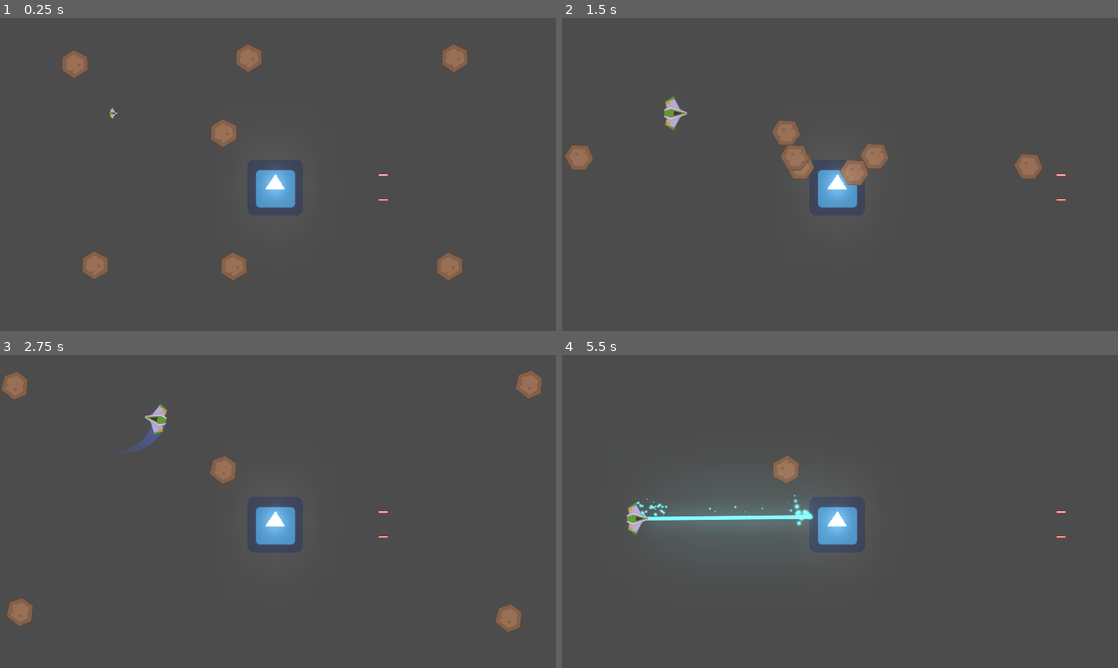
Above: before the commit, frames 1-4 (two rows, left to right).
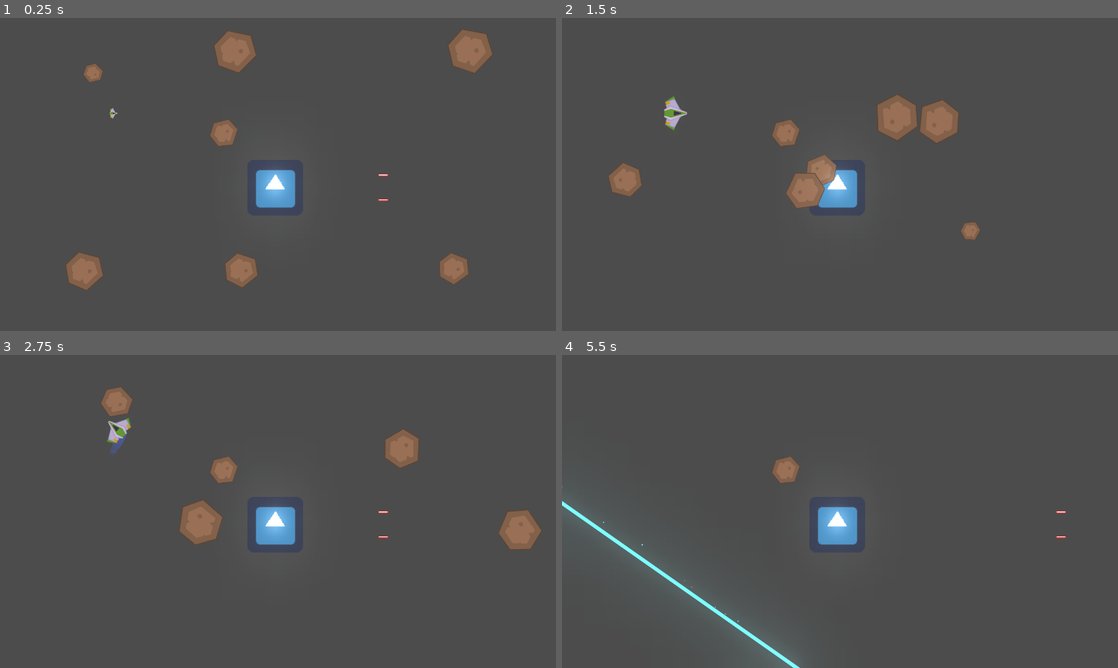
Above: after the commit, the same moments.

Repository: ismael29h/mete0rit0s-juego
Game: Godot game, scene res://Juego/Niveles/NivelTest.tscn
The game is run twice, just before and just after one commit, with the same random seed, the same clock (stepped at 60 frames per second) and the same inputs. The engine's default icon, where the game draws it, is replaced by a stand-in: a white triangle on a blue panel in a dark square.
Inputs (mouse positions are in pixels of both pictures, inside the frame that each line leads up to):
- Up to frame 1 (0.25 s): no input
- Up to frame 2 (1.5 s): move the mouse to (962, 158) at 0.52 s; hold W (mover_adelante) 0.53-1.28 s; hold Space (disparo_principal) 0.53-1.28 s; move the mouse to (728, 190) at 1.27 s; tap Shift (disparo_secundario) at 1.35 s
- Up to frame 3 (2.75 s): move the mouse to (333, 442) at 2.02 s; hold W (mover_adelante) from 2.03 s (still down); hold A (mover_antihorario) from 2.03 s (still down)
- Up to frame 4 (5.5 s): move the mouse to (812, 574) at 2.77 s; release A (mover_antihorario) at 2.78 s; tap S (mover_atrás) at 2.85 s; move the mouse to (1006, 558) at 3.52 s; release W (mover_adelante) at 3.53 s; hold D (mover_horario) 3.53-4.28 s; move the mouse to (673, 464) at 4.27 s; tap Space (disparo_principal) at 4.35 s; move the mouse to (867, 511) at 5.02 s; tap Shift (disparo_secundario) at 5.1 s

The runs differ from the first frame. In frame 1, 2.7% of the frame differs, in the area x 11-89%, y 3-87%; in frame 2, 4.5%, in the area x 0-91%, y 24-71%; in frame 3, 4.3%; in frame 4, 3.1%.

Commit message:
Aleatoriedad en los tamaños de los meteoritos

Diff:
--- a/Juego/Autoloads/Eventos.gd
+++ b/Juego/Autoloads/Eventos.gd
@@ -2,4 +2,4 @@
 
 signal disparo(proyectil)
 signal nave_destruida(posicion, explosiones)
-signal lluvia_meteoritos(posicion, direccion)
+signal lluvia_meteoritos(posicion, direccion, volumen)
--- a/Juego/Niveles/Nivel.gd
+++ b/Juego/Niveles/Nivel.gd
@@ -45,10 +45,11 @@
 		yield(get_tree().create_timer(0.17), "timeout")
 
 
-func _on_spawn_meteoritos(pos_spawn:Vector2, dir_meteorito:Vector2) -> void:
+func _on_spawn_meteoritos(pos_spawn:Vector2, dir_meteorito:Vector2, volumen:float) -> void:
 	var nuevo_meteorito:Meteorito = meteorito.instance()
 	nuevo_meteorito.crear(
 		pos_spawn,
-		dir_meteorito
+		dir_meteorito,
+		volumen
 	)
 	contenedor_meteoritos.add_child(nuevo_meteorito)
--- a/Juego/Objetos/Meteoritos/Meteorito.gd
+++ b/Juego/Objetos/Meteoritos/Meteorito.gd
@@ -3,12 +3,30 @@
 
 export var vel_lineal_base:Vector2 = Vector2(300.0,300.0)
 export var vel_ang_base:float = 3.0
+export var vida_base:float = 10.0
+
+var vida:float
+
+#func _ready() -> void:
+#	angular_velocity = vel_ang_base
 
 
-func _ready() -> void:
-	angular_velocity = vel_ang_base
-
-
-func crear(pos:Vector2, dir:Vector2) -> void:
+func crear(pos:Vector2, dir:Vector2, volumen:float) -> void:
 	position = pos
-	linear_velocity = vel_lineal_base * dir
+	#linear_velocity = vel_lineal_base * dir
+	# masa
+	mass *= volumen
+	# tamaño
+	$Sprite.scale = Vector2.ONE * volumen
+	# radio = diámetro/2 -> sin embargo se usará 2.3 para menor área de colisión
+	var radio:int = int($Sprite.texture.get_size().x / 2.3*volumen)
+	var forma_colision:CircleShape2D = CircleShape2D.new()
+	forma_colision.radius = radio
+	$CollisionShape2D.shape = forma_colision
+	# velocidades
+	linear_velocity = vel_lineal_base * dir / volumen
+	angular_velocity = vel_ang_base / volumen
+	# Hitpoints
+	vida = vida_base * volumen
+	#debug
+	print("Hitpoints:",vida)
--- a/Juego/Objetos/Meteoritos/MeteoritoSpawner.gd
+++ b/Juego/Objetos/Meteoritos/MeteoritoSpawner.gd
@@ -2,7 +2,7 @@
 class_name MeteoritoSpawner
 
 export var direccion:Vector2 = Vector2(2, 1)
-
+export var rango_volumen_meteorito:Vector2 = Vector2(0.5, 2.2)
 
 
 func _ready():
@@ -11,4 +11,17 @@
 
 
 func spawnear_meteorito() -> void:
-	Eventos.emit_signal("lluvia_meteoritos", global_position, direccion)
+	Eventos.emit_signal(
+		"lluvia_meteoritos",
+		global_position,
+		direccion,
+		meteorito_aleatorio()
+		)
+
+
+func meteorito_aleatorio() -> float:
+	randomize()
+	return rand_range(
+		rango_volumen_meteorito[0],
+		rango_volumen_meteorito[1]
+		)
